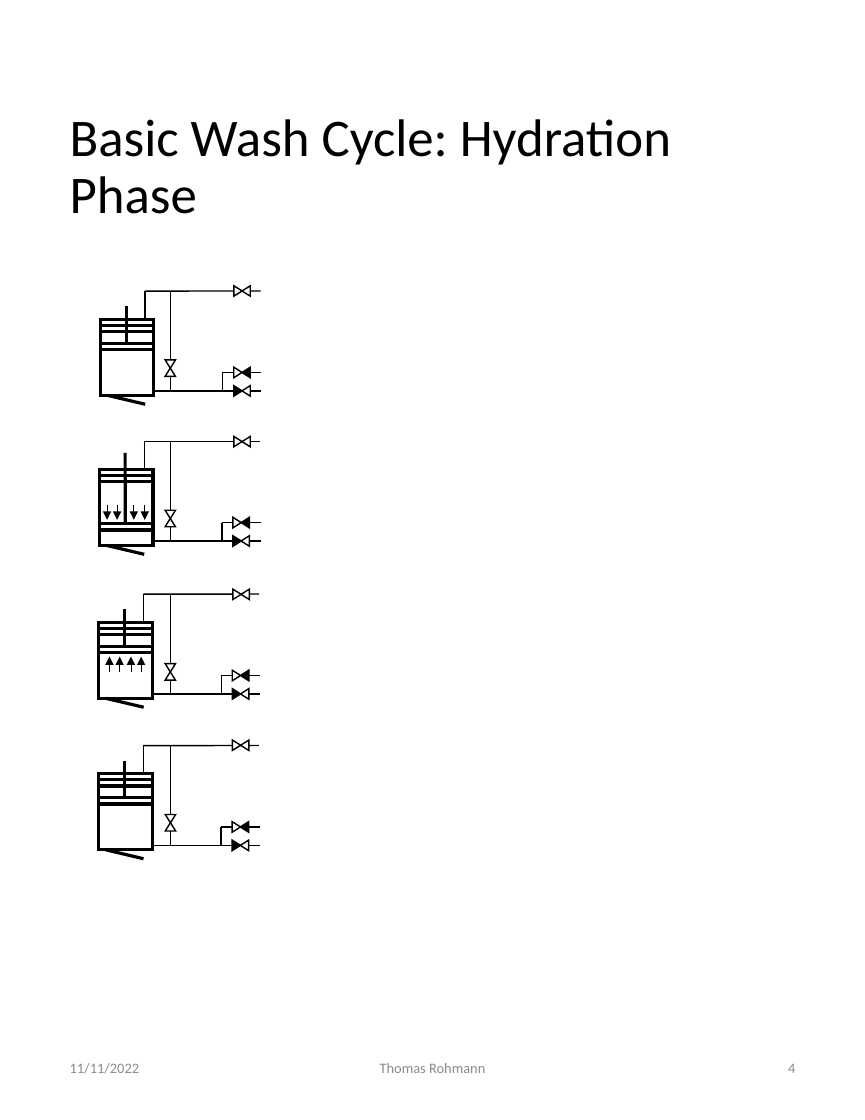
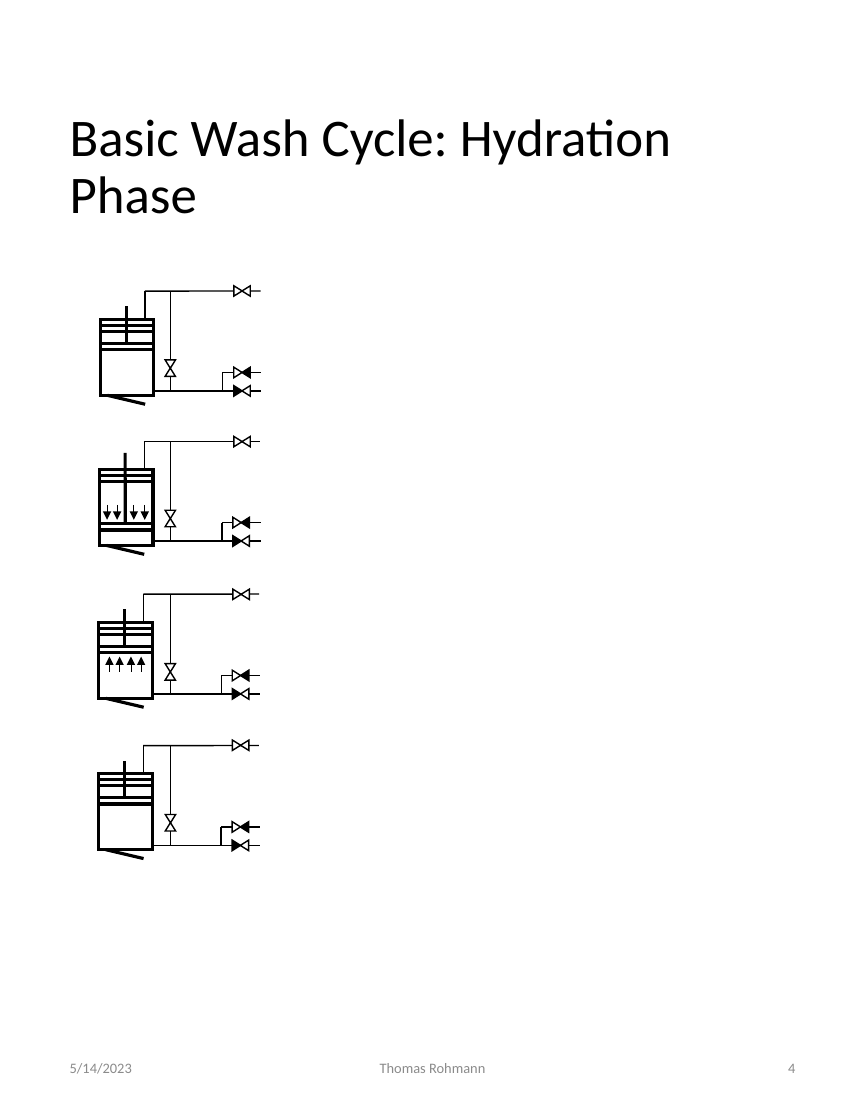
Before and after one commit to tommyrohmann/Microgravity-Press-Washing-Machine, a slide deck: slide 4 of Old Resources/Migrated from Old Storage/Washing Machine Wash Plan.pptx. Drawn at 865x1120 pixels with LibreOffice and Linux fonts; fonts in the diff are those of the drawing. Boxes give left, top, right and bottom in pixels: in the first picture for what was removed or moved away, otherwise in the second. Text is boxed around its words. In the diff, an @@ line names an element or a change of style, - is before the commit and + after.

```diff
--- a/Old Resources/Migrated from Old Storage/Washing Machine Wash Plan.pptx
+++ b/Old Resources/Migrated from Old Storage/Washing Machine Wash Plan.pptx
@@ text at (70,1063,132,1074): text changed @@
-11/11/2022
+5/14/2023
```
Also in this commit, not shown: 4 other slides changed, 12 other files.
